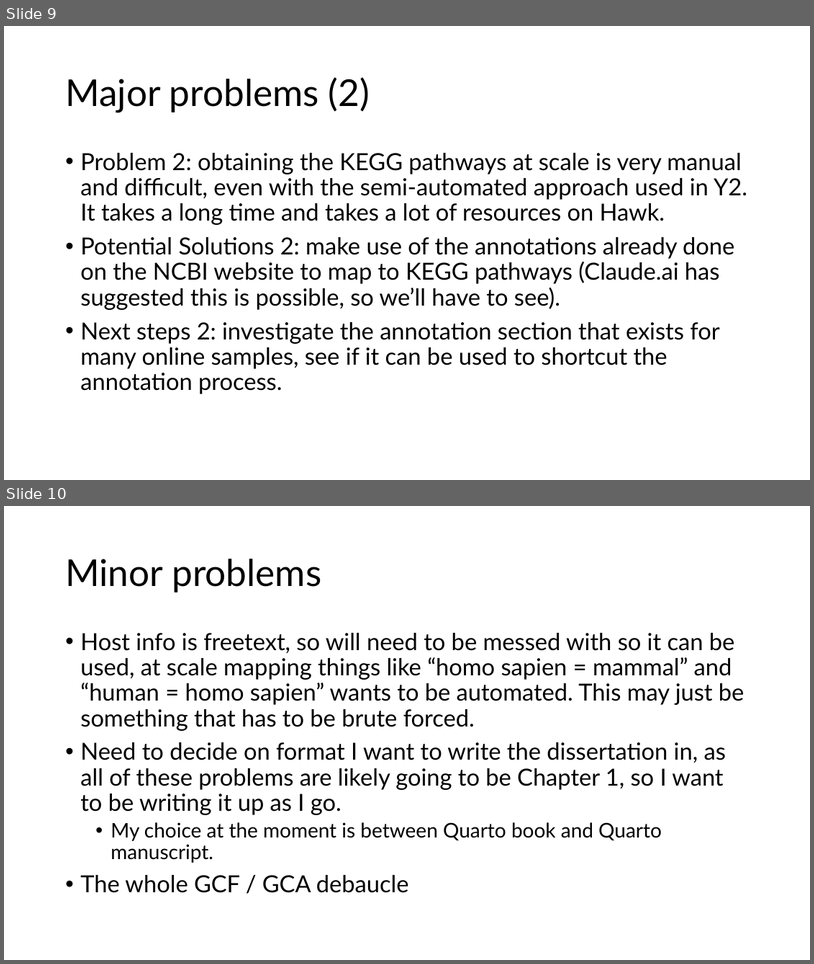
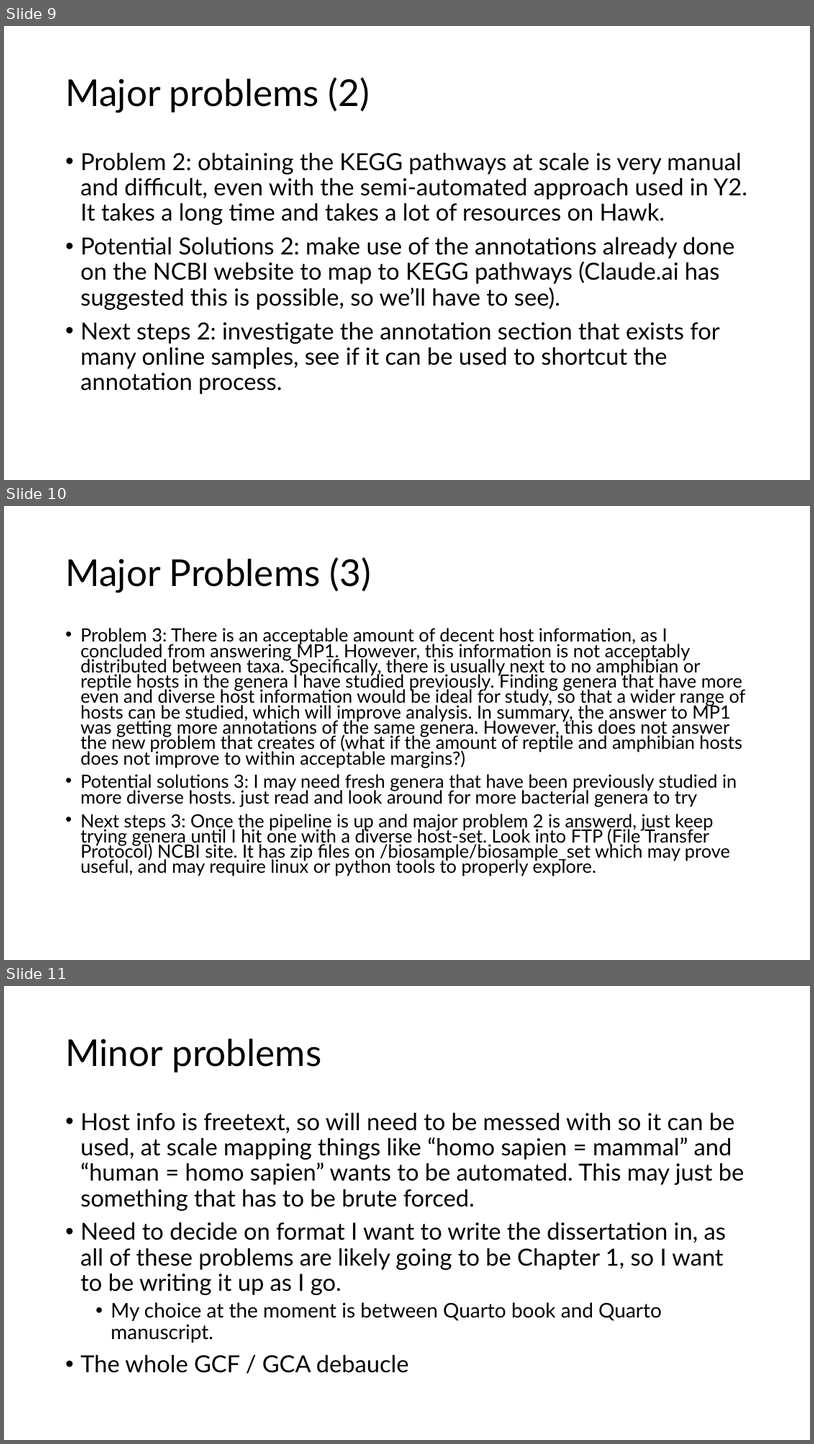
Before and after one commit to tobiasnunn/undergrad_dissertation, a slide deck: 06_notebooks/dissertation_plan [Autosaved].pptx. Shown one above the other, each under a label of ours: slides 9 and 10 before the commit, slides 9, 10 and 11 after it. The pictures are 814x964 and 814x1444 pixels, drawn with LibreOffice and Linux fonts; fonts in the diff are those of the drawing. Boxes give left, top, right and bottom in pixels: in the first picture for what was removed or moved away, otherwise in the second. Text is boxed around its words. In the diff, an @@ line names an element or a change of style, - is before the commit and + after.

```diff
--- a/06_notebooks/dissertation_plan [Autosaved].pptx
+++ b/06_notebooks/dissertation_plan [Autosaved].pptx
@@ slide 10 added at [4,506,810,960], background #FFFFFF @@
@@ title added at [65,557,371,592], 44 pt, text #000000 @@
+Major Problems (3)
@@ text added at [80,628,746,876], 21.7 pt, text #000000 @@
+• Problem 3: There is an acceptable amount of decent host information, as I concluded from answering MP1. However, this information is not acceptably distributed between taxa. Specifically, there is usually next to no amphibian or reptile hosts in the genera I have studied previously. Finding genera that have more even and diverse host information would be ideal for study, so that a wider range of hosts can be studied, which will improve analysis. In summary, the answer to MP1 was getting more annotations of the same genera. However, this does not answer the new problem that creates of (what if the amount of reptile and amphibian hosts does not improve to within acceptable margins?)
+• Potential solutions 3: I may need fresh genera that have been previously studied in more diverse hosts. just read and look around for more bacterial genera to try
+• Next steps 3: Once the pipeline is up and major problem 2 is answerd, just keep trying genera until I hit one with a diverse host-set. Look into FTP (File Transfer Protocol) NCBI site. It has zip files on /biosample/biosample_set which may prove useful, and may require linux or python tools to properly explore.
@@ what was slide 10 is now slide 11 @@
```
Also in this commit, not shown: 14 other files.
